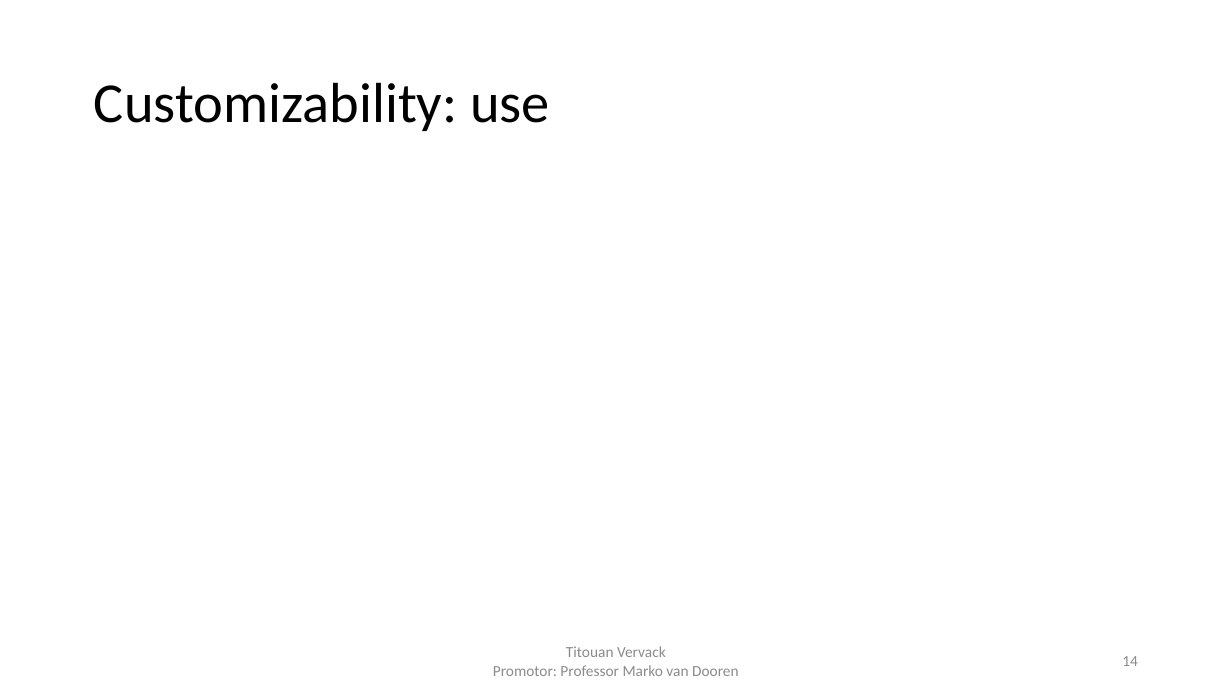
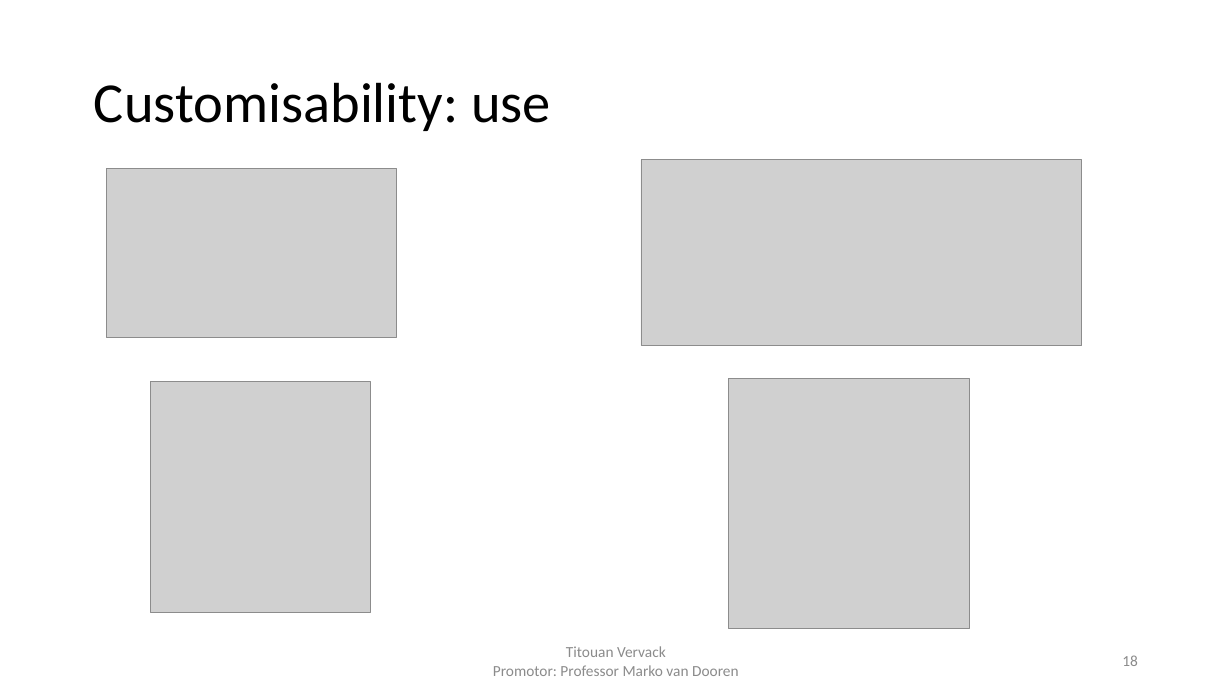
Before and after one commit to FlashYoshi/neio, a slide deck: slide 18 of Intermediate Presentation.pptx (slide 14 before the commit). Drawn at 1232x693 pixels with LibreOffice and Linux fonts; fonts in the diff are those of the drawing; grey boxes stand for pictures. Boxes give left, top, right and bottom in pixels: in the first picture for what was removed or moved away, otherwise in the second. Text is boxed around its words. In the diff, an @@ line names an element or a change of style, - is before the commit and + after.

```diff
--- a/Intermediate Presentation.pptx
+++ b/Intermediate Presentation.pptx
@@ title at (94, 82, 551, 131): text changed @@
-Customizability: use
+Customisability: use
@@ picture added at (106, 168, 397, 337) @@
@@ picture added at (641, 160, 1082, 346) @@
@@ picture added at (151, 382, 371, 612) @@
@@ picture added at (728, 378, 970, 628) @@
@@ page number at (1122, 655, 1138, 666): text changed @@
-14
+18
```
Also in this commit, not shown: 18 other slides changed, 1 slide added, 21 other files.
